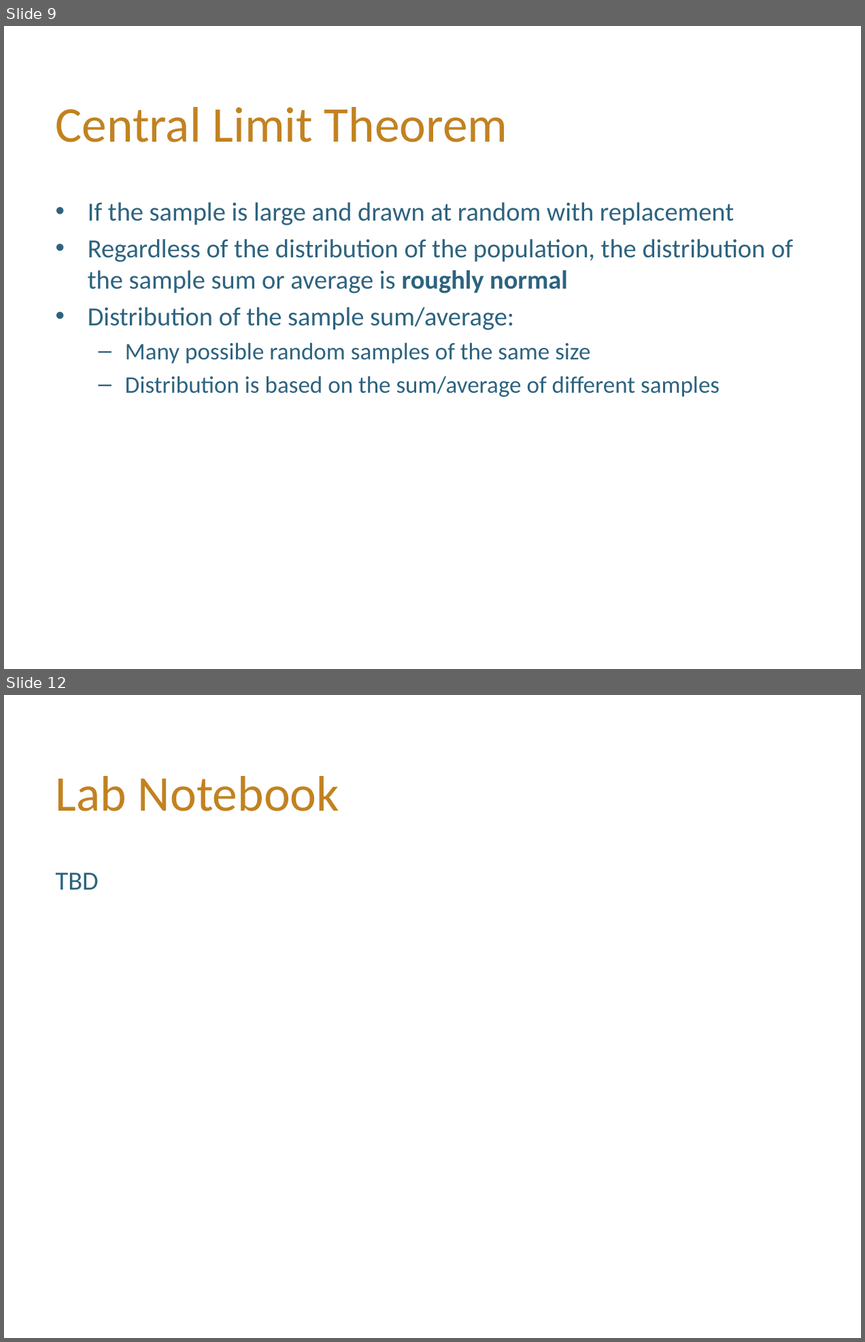
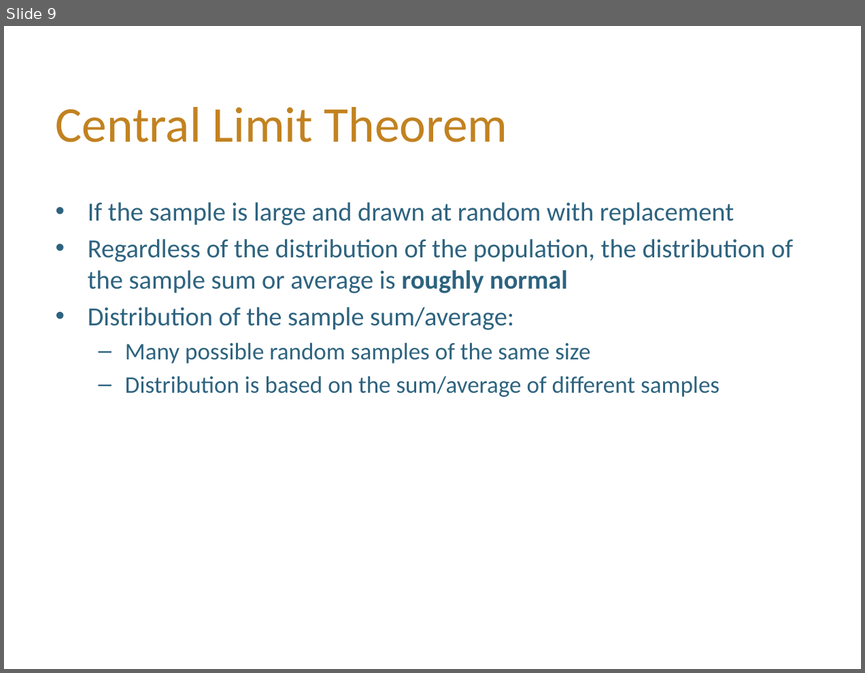
Before and after one commit to hLuo27/teaching, a slide deck: data8/slides/lab9.pptx. Shown one above the other, each under a label of ours: slides 9 and 12 before the commit, slide 9 after it; the slides between them are not shown. The pictures are 865x1342 and 865x673 pixels, drawn with LibreOffice and Linux fonts; fonts in the diff are those of the drawing; background and template pictures are left out. Boxes give left, top, right and bottom in pixels: in the first picture for what was removed or moved away, otherwise in the second. Text is boxed around its words. In the diff, an @@ line names an element or a change of style, - is before the commit and + after.

```diff
--- a/data8/slides/lab9.pptx
+++ b/data8/slides/lab9.pptx
@@ slide 12 removed at [4,695,861,1338], background #FFFFFF @@
@@ title removed at [56,776,339,811] @@
-Lab Notebook
@@ text removed at [56,872,99,889] @@
-TBD
```
Also in this commit, not shown: 2 slides changed, 2 slides added, 1 other slide removed, 1 other file.
